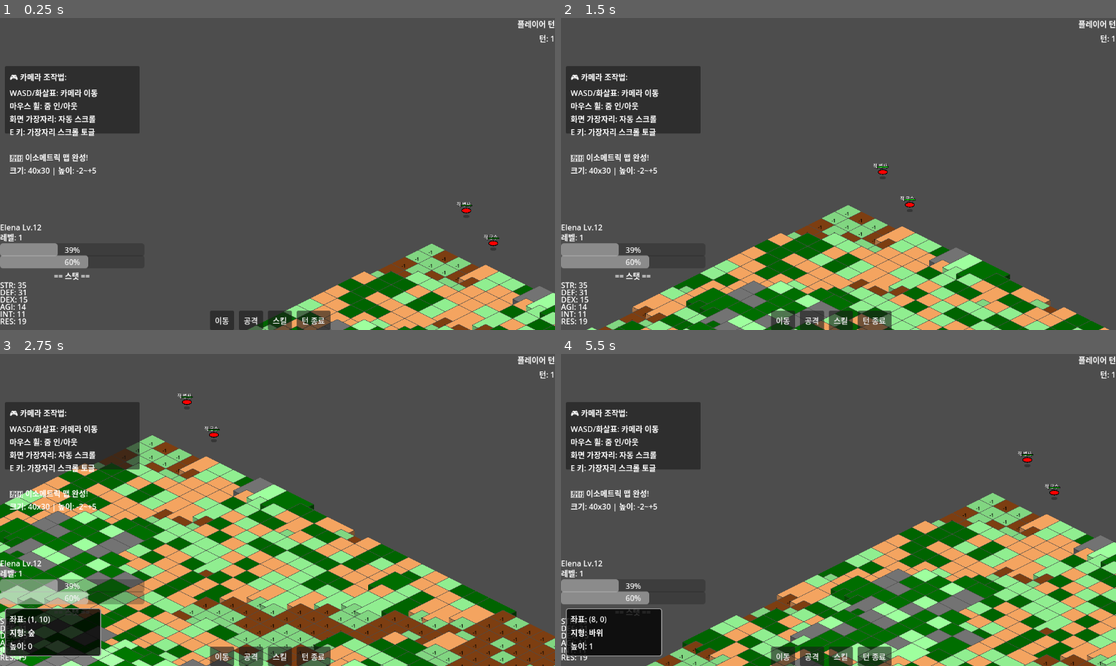
Above: before the commit, frames 1-4 (two rows, left to right).
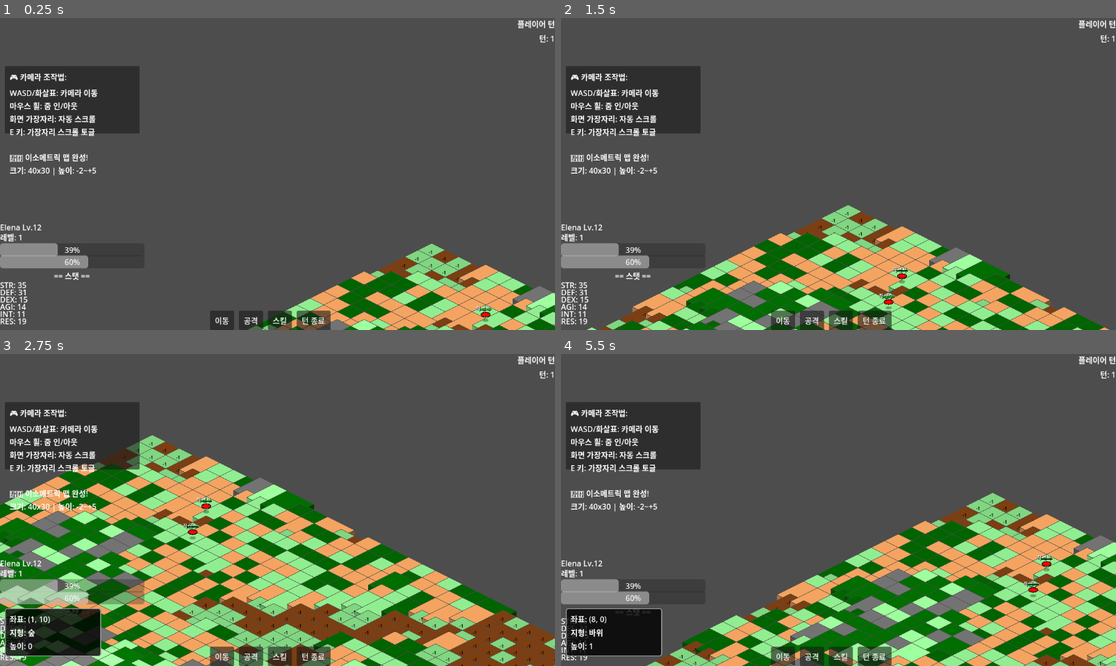
Above: after the commit, the same moments.

Repository: SLOWRAINMDML/godotTactics
Game: Godot game, scene res://scenes/BattleScene.tscn
Two runs of this game, one before a commit and one after it. Both use one fixed random seed, a clock stepped at 60 frames per second and the inputs below.
Inputs (mouse positions are in pixels of both pictures, inside the frame that each line leads up to):
- Up to frame 1 (0.25 s): no input
- Up to frame 2 (1.5 s): tap Enter at 0.5 s; move the mouse to (960, 158) at 0.52 s; hold Right (ui_right) 0.53-1.28 s; tap E at 0.6, 1.35 s; click (960, 158) at 0.67 s; move the mouse to (727, 189) at 1.27 s; hold Down (ui_down) from 1.28 s (still down)
- Up to frame 3 (2.75 s): move the mouse to (333, 441) at 2.02 s; release Down (ui_down) at 2.03 s; hold Right (ui_right) from 2.03 s (still down); tap E at 2.1 s
- Up to frame 4 (5.5 s): move the mouse to (810, 572) at 2.77 s; release Right (ui_right) at 2.78 s; hold Up (ui_up) 2.78-3.53 s; tap E every 0.75 s from 2.85 to 5.1 s; click (810, 572) at 2.92 s; move the mouse to (1005, 556) at 3.52 s; hold Left (ui_left) 3.53-5.03 s; move the mouse to (672, 463) at 4.27 s; move the mouse to (866, 510) at 5.02 s; hold Down (ui_down) from 5.03 s (still down); click (866, 510) at 5.17 s

The runs differ from the first frame. In frame 1, 0.2% of the frame differs, in the area x 82-90%, y 59-98%; in frame 2, 0.3%; in frame 3, 0.2%; in frame 4, 0.3%, in the area x 82-90%, y 31-78%.

Commit message:
적군이 좌표와 매칭되서 그림이 그려지지 않은거 같아. 전체적인 프로젝트를 보고 좌표와 실제 그려지는 위치를 다시 매칭 시켜줘봐

Diff:
--- a/scenes/BattleScene.gd
+++ b/scenes/BattleScene.gd
@@ -263,16 +263,17 @@
 
 	# 그리드 위치에 배치 (높이 반영)
 	var grid_pos = data["position"]
-	var world_pos = Vector2(grid_pos.x * 70, grid_pos.y * 35)
+	var world_pos = battle_grid.grid_to_world(grid_pos)
 
 	# 높이 반영 (BattleGrid에서 높이 데이터 가져오기)
 	var height = 0
 	if battle_grid and battle_grid.has_method("get_height_at_position"):
 		height = battle_grid.get_height_at_position(grid_pos)
 
-	# 높이만큼 위로 올리기
-	world_pos.y -= height * 15
-	character.position = world_pos
+	# BattleGrid의 위치를 더해주고, 높이만큼 위로 올리기
+	var final_pos = battle_grid.position + world_pos
+	final_pos.y -= height * 15
+	character.position = final_pos
 
 	# 이소메트릭 캐릭터 시각적 표현
 	create_isometric_character_visual(character, is_player, data)
--- a/scripts/Character.gd
+++ b/scripts/Character.gd
@@ -276,8 +276,6 @@
 		return false
 
 	var reachable_tiles = battle_grid.get_reachable_tiles(grid_position, move_range)
-	print("이동 가능한 타일들: ", reachable_tiles)
-	print("이동 범위: ", move_range)
 
 	if not new_position in reachable_tiles:
 		print("이동할 수 없는 위치입니다! ", new_position, " not in ", reachable_tiles)
@@ -289,8 +287,12 @@
 
 	# 시각적 이동 (높이 고려)
 	var world_pos = battle_grid.grid_to_world(grid_position)
-	var height = battle_grid.height_data.get(grid_position, 0)
-	position = world_pos + Vector2(0, -height * 8)  # 높이만큼 위로
+	var height = battle_grid.get_height_at_position(grid_position)
+
+	var final_pos = battle_grid.position + world_pos
+	final_pos.y -= height * 15
+	position = final_pos
+
 	print("새로운 월드 위치: ", position, " (높이: ", height, ")")
 
 	print(character_name, "이(가) ", old_position, "에서 ", new_position, "로 이동했습니다.")
